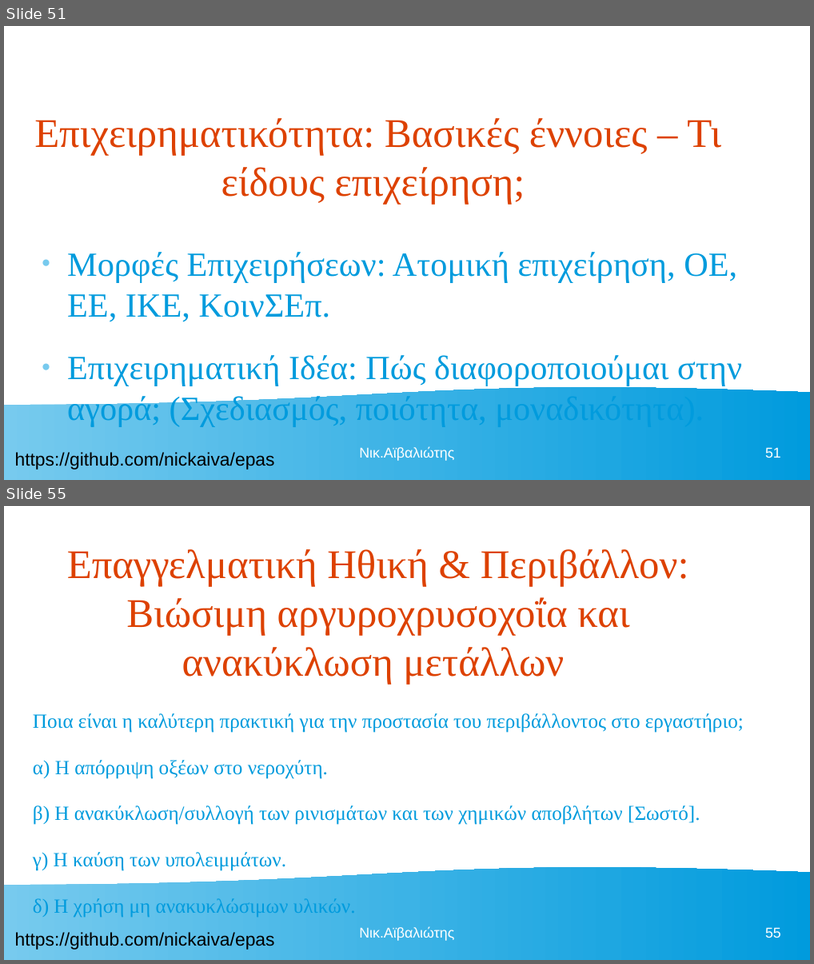
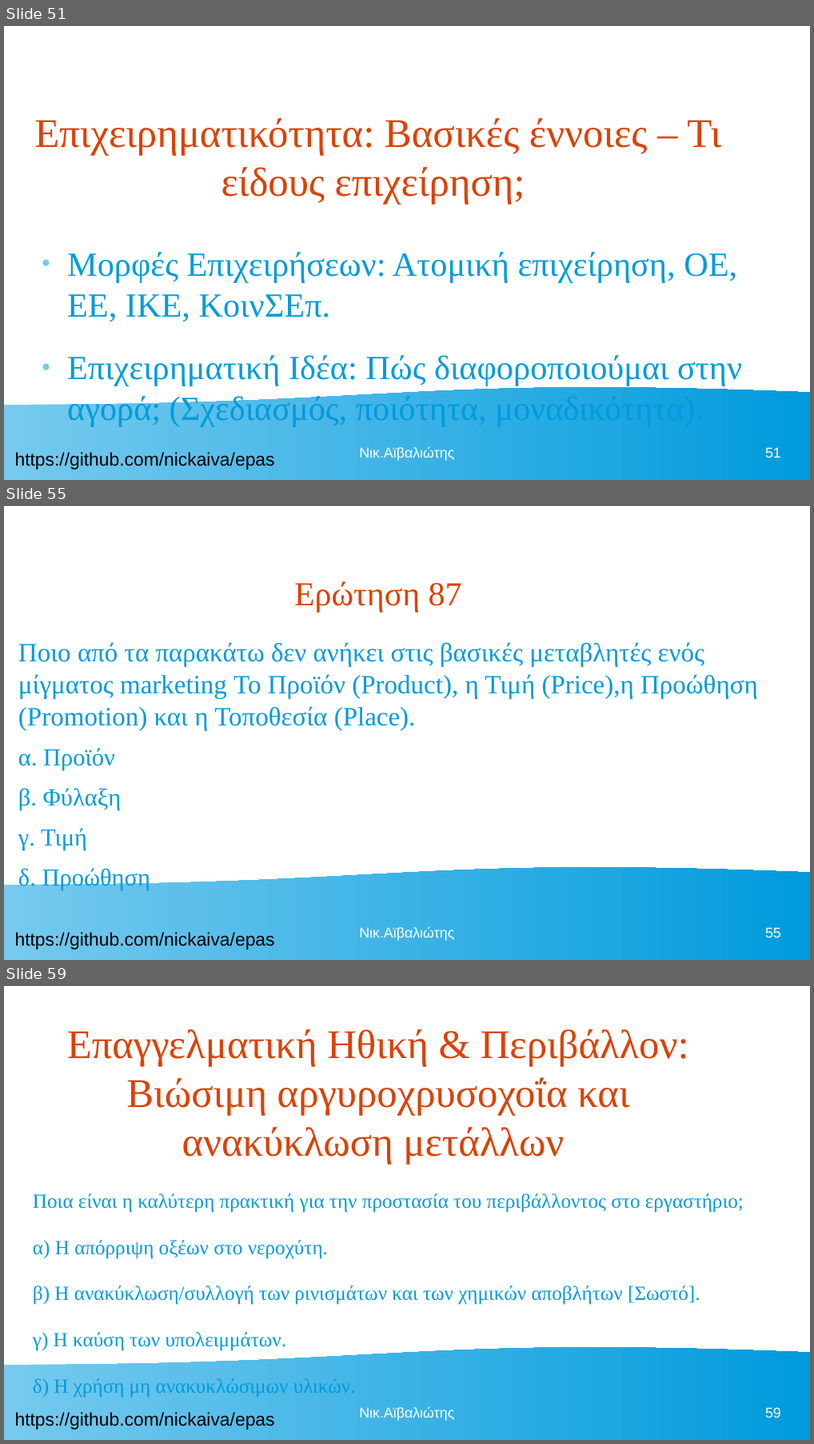
Before and after one commit to nickaiva/epas, a slide deck: ΠΕΡΙΒΑΛΛΟΝ ΕΡΓΑΣΙΑΣ.odp. Shown one above the other, each under a label of ours: slides 51 and 55 before the commit, slides 51, 55 and 59 after it; the slides between them are not shown. The pictures are 814x964 and 814x1444 pixels, drawn with LibreOffice and Linux fonts; fonts in the diff are those of the drawing. Boxes give left, top, right and bottom in pixels: in the first picture for what was removed or moved away, otherwise in the second. Text is boxed around its words. In the diff, an @@ line names an element or a change of style, - is before the commit and + after.

```diff
--- a/ΠΕΡΙΒΑΛΛΟΝ ΕΡΓΑΣΙΑΣ.odp
+++ b/ΠΕΡΙΒΑΛΛΟΝ ΕΡΓΑΣΙΑΣ.odp
@@ slide 55 added at (x1=4, y1=506, x2=810, y2=960), background #FFFFFF; not listed: 2 template elements that a slide beside it also shows @@
@@ title added at (x1=294, y1=581, x2=462, y2=612), 33 pt, text #DD4100 @@
+Ερώτηση 87
@@ text added at (x1=18, y1=642, x2=758, y2=851), 26 pt, text #009BDD @@
+Ποιο από τα παρακάτω δεν ανήκει στις βασικές μεταβλητές ενός μίγματος marketing Το Προϊόν (Product), η Τιμή (Price),η Προώθηση (Promotion) και η Τοποθεσία (Place).
+α. Προϊόν
+β. Φύλαξη
+γ. Τιμή
+δ. Προώθηση
@@ text added at (x1=359, y1=927, x2=454, y2=940), 14 pt, text #FFFFFF @@
+Νικ.Αϊβαλιώτης
@@ page number added at (x1=766, y1=927, x2=782, y2=937), 14 pt, text #FFFFFF @@
+55
@@ what was slide 55 is now slide 59 @@
@@ page number at (x1=766, y1=1407, x2=782, y2=1417): text changed @@
-55
+59
```
Also in this commit, not shown: 3 slides changed, 6 other slides added, 1 other file.
